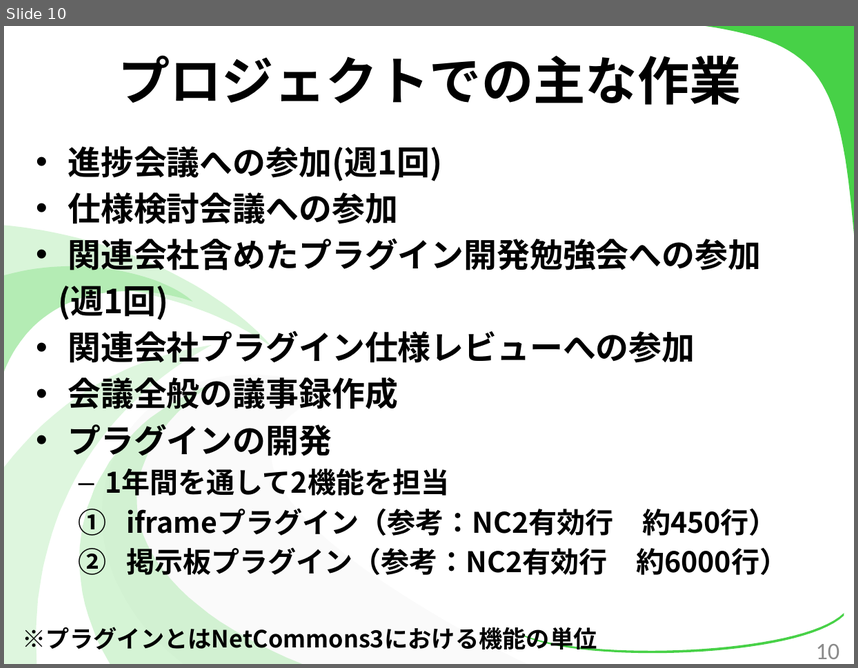
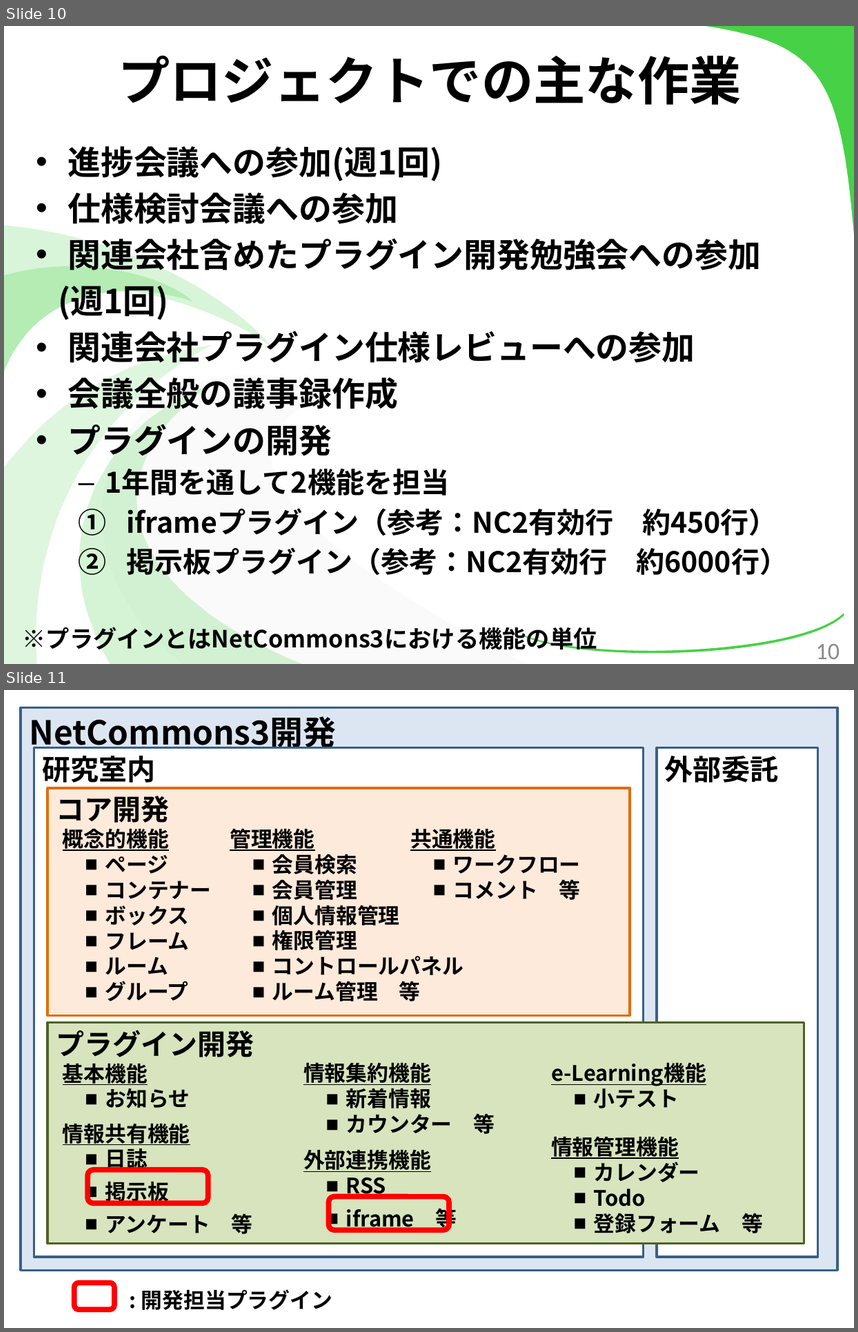
Before and after one commit to kotaro0717/Report-Management, a slide deck: 2.最終報告/3.発表資料/報告資料(最終).pptx. Shown one above the other, each under a label of ours: slide 10 before the commit, slides 10 and 11 after it. The pictures are 858x668 and 858x1332 pixels, drawn with LibreOffice and Linux fonts; fonts in the diff are those of the drawing. Boxes give left, top, right and bottom in pixels: in the first picture for what was removed or moved away, otherwise in the second. Text is boxed around its words. In the diff, an @@ line names an element or a change of style, - is before the commit and + after.

```diff
--- a/2.最終報告/3.発表資料/報告資料(最終).pptx
+++ b/2.最終報告/3.発表資料/報告資料(最終).pptx
@@ slide 11 added at (x1=4, y1=690, x2=854, y2=1328), background #FFFFFF @@
@@ rectangle added at (x1=21, y1=708, x2=838, y2=1270), fill #DCE6F2, outline #3A5F8C 2 pt, 28 pt, text #000000, bold @@
+NetCommons3開発
@@ rectangle added at (x1=34, y1=748, x2=643, y2=1256), fill #FFFFFF, outline #3A5F8C 2 pt, 24 pt, text #000000, bold @@
+研究室内
@@ rectangle added at (x1=657, y1=748, x2=818, y2=1256), fill #FFFFFF, outline #3A5F8C 2 pt, 24 pt, text #000000, bold @@
+外部委託
@@ rectangle added at (x1=47, y1=788, x2=630, y2=1016), fill #FDEADA, outline #E46C0A 2 pt, 24 pt, text #000000, bold @@
+コア開発
@@ text added at (x1=63, y1=825, x2=211, y2=1001), 18 pt, text #000000, bold @@
+概念的機能
+  ■ ページ
+  ■ コンテナー
+  ■ ボックス
+  ■ フレーム
+  ■ ルーム
+  ■ グループ
@@ text added at (x1=230, y1=825, x2=464, y2=1001), 18 pt, text #000000, bold @@
+管理機能
+  ■ 会員検索
+  ■ 会員管理
+  ■ 個人情報管理
+  ■ 権限管理
+  ■ コントロールパネル
+  ■ ルーム管理 等
@@ text added at (x1=410, y1=825, x2=581, y2=900), 18 pt, text #000000, bold @@
+共通機能
+  ■ ワークフロー
+  ■ コメント 等
@@ rectangle added at (x1=47, y1=1023, x2=804, y2=1243), fill #D7E4BD, outline #4F6228 2 pt, 24 pt, text #000000, bold @@
+プラグイン開発
@@ text added at (x1=63, y1=1063, x2=190, y2=1108), 18 pt, text #000000, bold, underline @@
+基本機能
+  ■ お知らせ
@@ text added at (x1=303, y1=1063, x2=495, y2=1134), 18 pt, text #000000, bold @@
+情報集約機能
+  ■ 新着情報
+  ■ カウンター 等
@@ text added at (x1=551, y1=1063, x2=706, y2=1108), 18 pt, text #000000, bold, underline @@
+e-Learning機能
+  ■ 小テスト
@@ text added at (x1=63, y1=1123, x2=253, y2=1234), 18 pt, text #000000, bold @@
+情報共有機能
+  ■ 日誌
+  ■ 掲示板
+  ■ アンケート 等
@@ text added at (x1=551, y1=1133, x2=763, y2=1233), 18 pt, text #000000, bold @@
+情報管理機能
+  ■ カレンダー
+  ■ Todo
+  ■ 登録フォーム 等
@@ text added at (x1=303, y1=1150, x2=457, y2=1232), 18 pt, text #000000, bold @@
+外部連携機能
+  ■ RSS
+  ■ iframe 等
@@ rounded rectangle added at (x1=87, y1=1170, x2=208, y2=1203), outline #FF0000 4.5 pt @@
@@ rounded rectangle added at (x1=329, y1=1196, x2=450, y2=1229), outline #FF0000 4.5 pt @@
@@ rounded rectangle added at (x1=74, y1=1283, x2=114, y2=1309), outline #FF0000 4.5 pt @@
@@ text added at (x1=141, y1=1289, x2=332, y2=1310), 18 pt, text #000000, bold @@
+: 開発担当プラグイン
```
Also in this commit, not shown: 1 other file.
